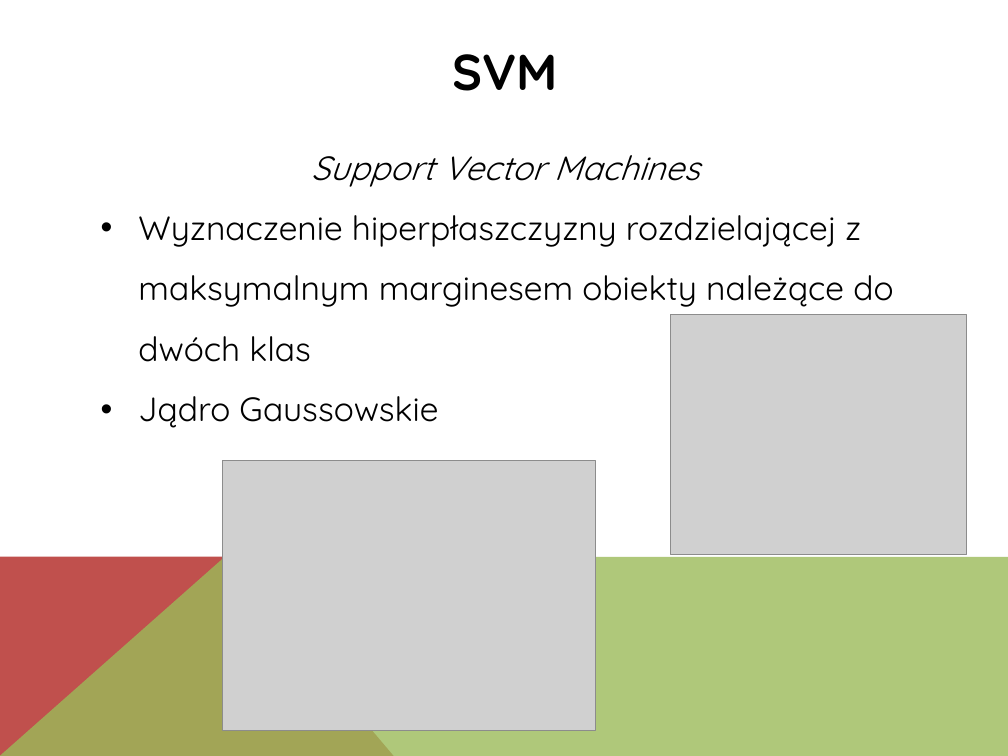
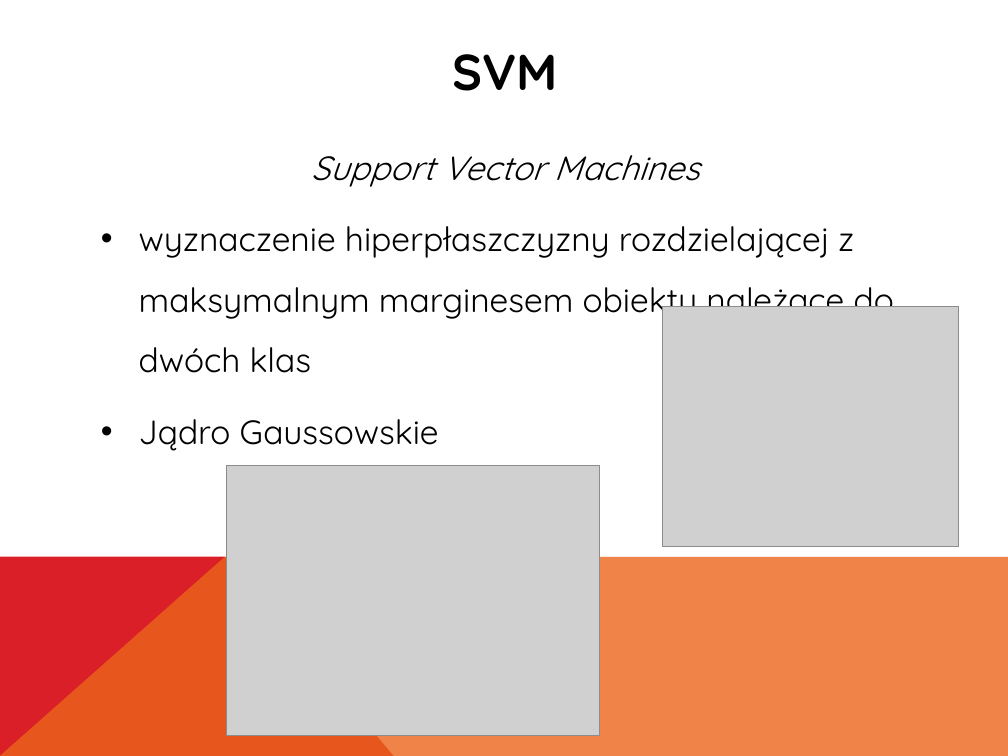
Before and after one commit to Waszker/PhysionetChallenge, a slide deck: slide 6 of Report and presentation/Prezentacja.pptx. Drawn at 1008x756 pixels with LibreOffice and Linux fonts; fonts in the diff are those of the drawing; grey boxes stand for pictures. Boxes give left, top, right and bottom in pixels: in the first picture for what was removed or moved away, otherwise in the second. Text is boxed around its words. In the diff, an @@ line names an element or a change of style, - is before the commit and + after.

```diff
--- a/Report and presentation/Prezentacja.pptx
+++ b/Report and presentation/Prezentacja.pptx
@@ text at [139,155,699,451]: indent changed; more space between paragraphs @@
@@ text at [139,226,894,373]: text changed @@
-• Wyznaczenie hiperpłaszczyzny rozdzielającej z maksymalnym marginesem obiekty należące do dwóch klas
+• wyznaczenie hiperpłaszczyzny rozdzielającej z maksymalnym marginesem obiekty należące do dwóch klas
@@ picture: place and size @@
-picture at [670,314,967,554]
+picture at [662,306,959,547]
@@ picture: place and size @@
-picture at [222,461,595,731]
+picture at [226,466,599,736]
@@ freeform shape at [0,556,394,756]: fill #C0504D to #DA1F28 @@
@@ freeform shape at [0,556,1008,756]: fill #9BBB59 at 80% opacity to #EB641B at 80% opacity @@
```
Also in this commit, not shown: 9 other slides changed.
